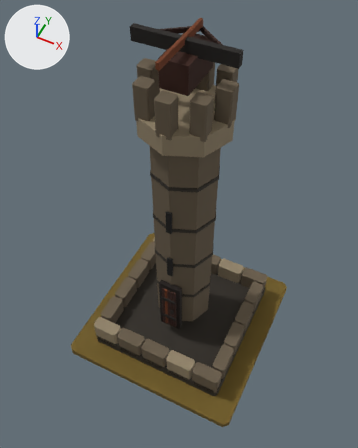
An edit to the glTF model art/ballista_t3/ballista_t3.glb, drawn before and after from the same camera.
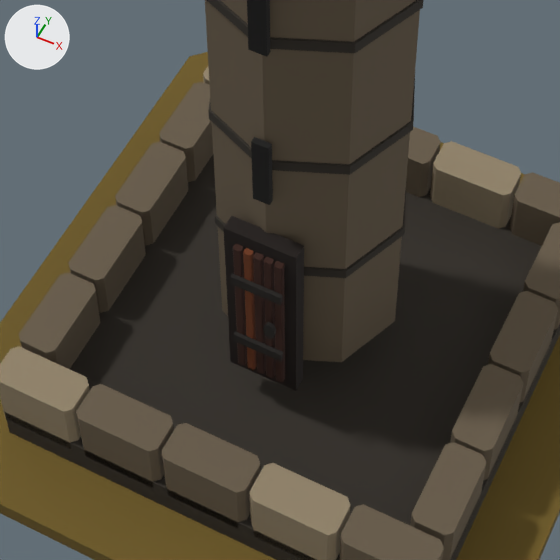
There are two pictures of each version: one whole from a 50 mm lens placed at (0.902, -1.886, 3.469), pointed at (-0.018, -0.046, 1.169), one close up on the part from 27% to 71% of the width and 49% to 84% of the height. Arrows for +X, +Y and +Z are at upper left; the lights stay in place. The last two pictures show the newer version.

Names of what the first close-up shows: 'MMR | ballista | T03 Architecture.001', 'MMR | ballista | Tier 03 Ground.001'.
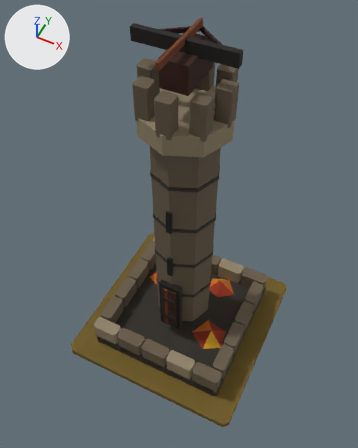
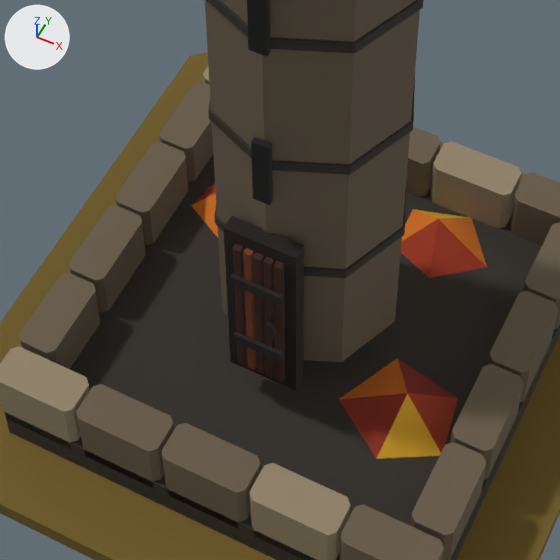
Pixel boxes (x1, y1, x2, y2) of what changed, in the close-ups (560 x 560 px):
'MMR | ballista | T03 Autumn Dressing.001', added: after (191, 183, 487, 459)

What the commit changed:
Mesh me_mmr___ballista___t03_autumn_dressing_001 is new.
It has 18 vertices, 15 faces and spans x -0.391..0.401, y -0.252..0.417, z 0.085..0.185.
It uses material mat_mmr___shared_palette_atlas (picture img_mmr_shared_color_palette_64).
Object 'MMR | ballista | T03 Autumn Dressing.001' (ob_mmr___ballista___t03_autumn_dressing_001) is new; it shows me_mmr___ballista___t03_autumn_dressing_001.
Its location is (0.0, 0.0, 0.05).
